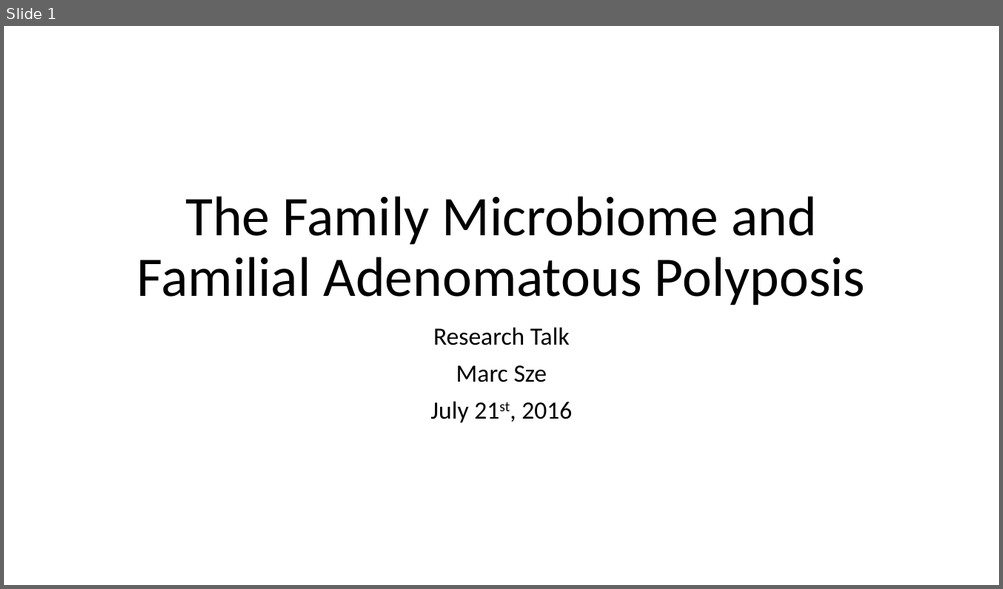
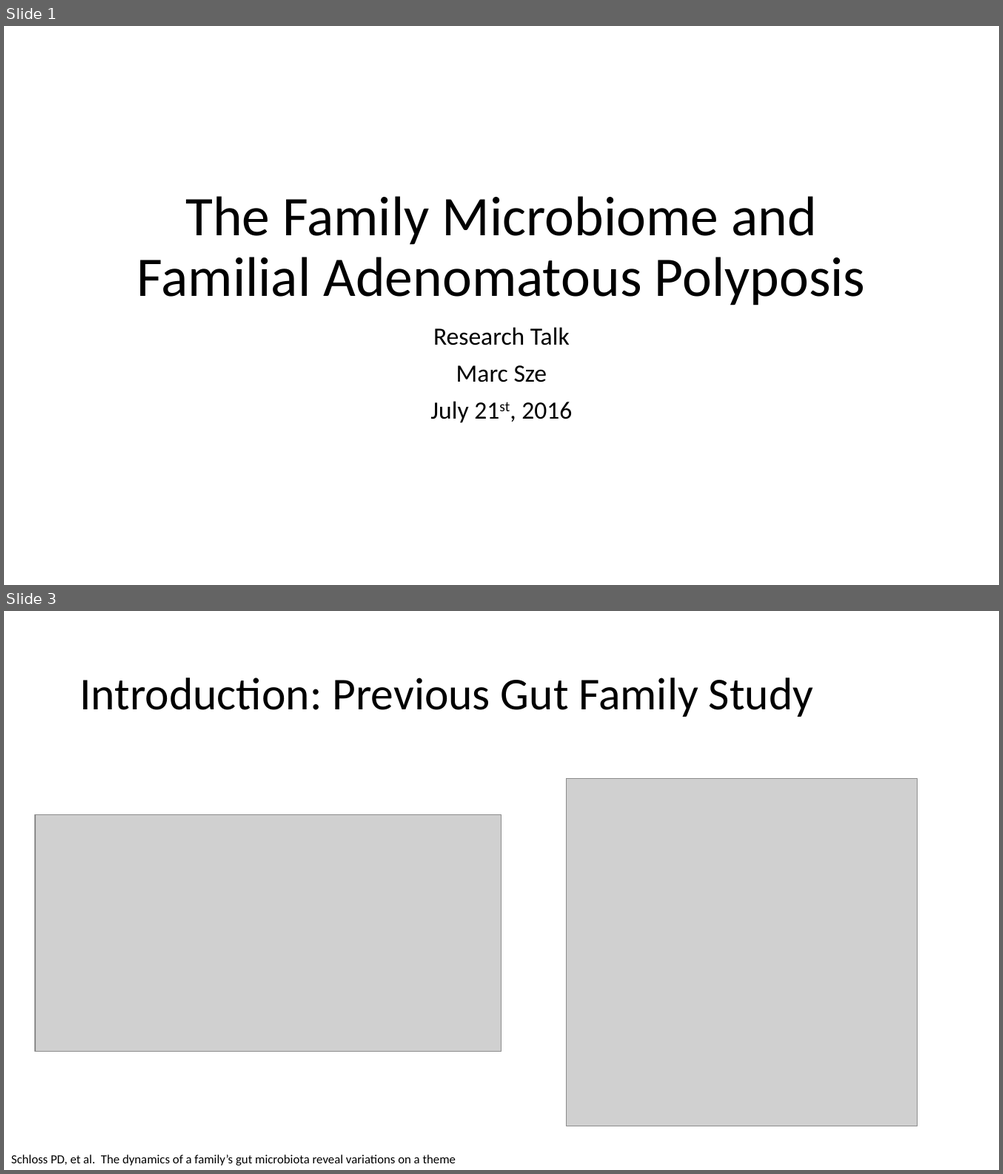
Before and after one commit to marcsze/SchlossLabPresentations, a slide deck: 2016_07_21/ResearchTalkPresentation.pptx. Shown one above the other, each under a label of ours: slide 1 before the commit, slides 1 and 3 after it; the slides between them are not shown. The pictures are 1003x589 and 1003x1174 pixels, drawn with LibreOffice and Linux fonts; fonts in the diff are those of the drawing; grey boxes stand for pictures. Boxes give left, top, right and bottom in pixels: in the first picture for what was removed or moved away, otherwise in the second. Text is boxed around its words. In the diff, an @@ line names an element or a change of style, - is before the commit and + after.

```diff
--- a/2016_07_21/ResearchTalkPresentation.pptx
+++ b/2016_07_21/ResearchTalkPresentation.pptx
@@ slide 3 added at box(4, 611, 999, 1170), background #FFFFFF @@
@@ title added at box(79, 678, 813, 717), 44 pt, text #000000 @@
+Introduction: Previous Gut Family Study
@@ picture added at box(566, 779, 917, 1127) @@
@@ picture added at box(35, 815, 502, 1052) @@
@@ text added at box(11, 1155, 456, 1166), 12 pt, text #000000 @@
+Schloss PD, et al. The dynamics of a family’s gut microbiota reveal variations on a theme
```
Also in this commit, not shown: 1 slide changed, 12 other slides added, 1 other file.
